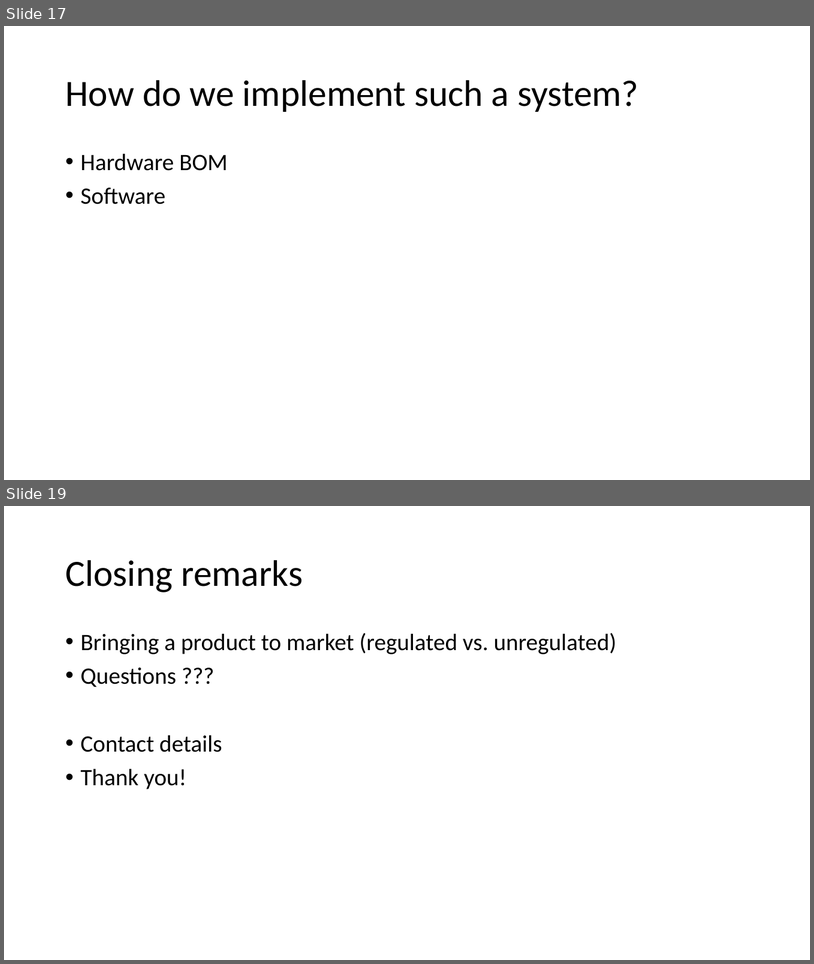
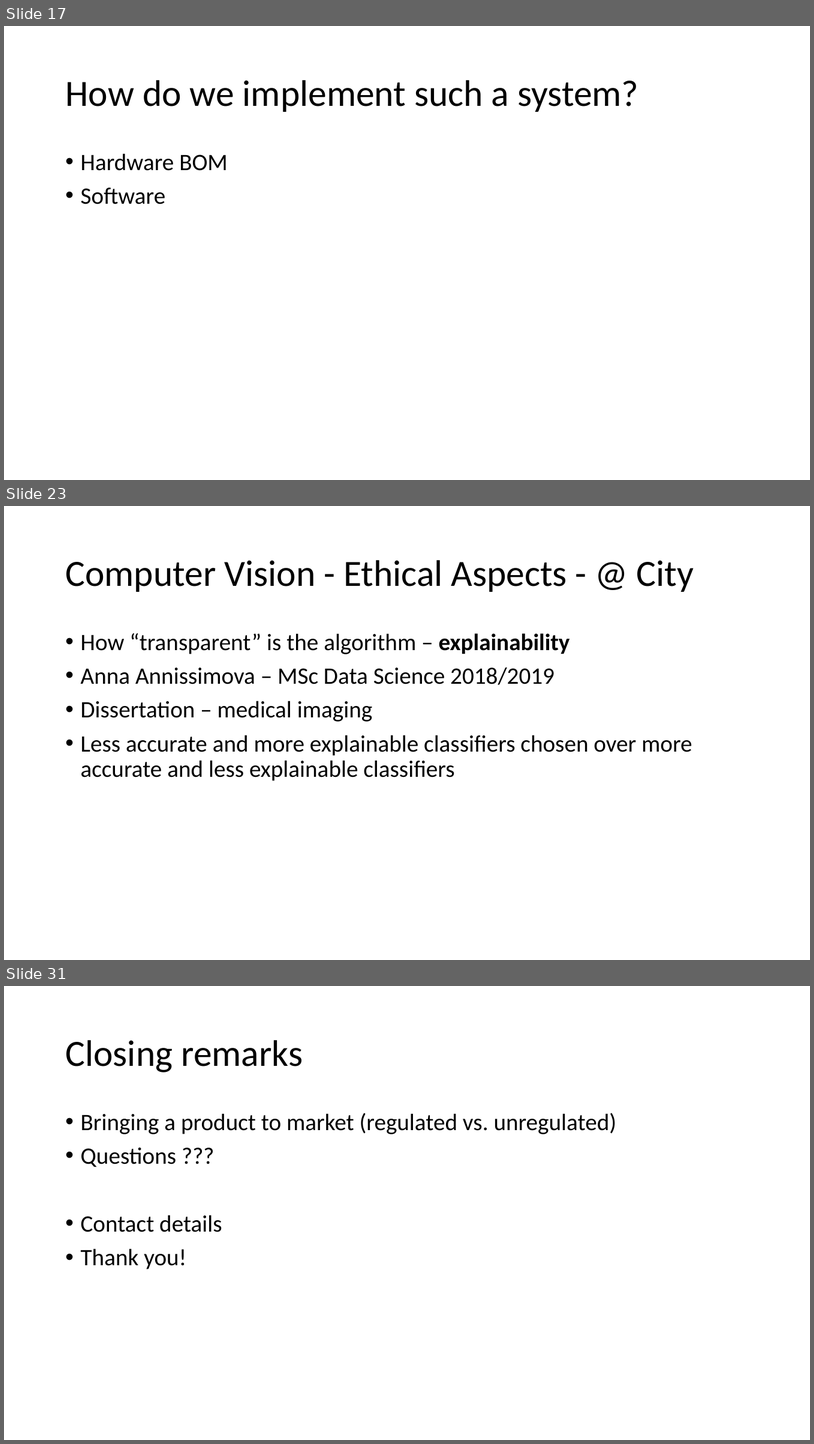
Before and after one commit to dsikar/pi-face-recognition, a slide deck: workshop/FaceRecognitionInTheWild-Presentation.pptx. Shown one above the other, each under a label of ours: slides 17 and 19 before the commit, slides 17, 23 and 31 after it; the slides between them are not shown. The pictures are 814x964 and 814x1444 pixels, drawn with LibreOffice and Linux fonts; fonts in the diff are those of the drawing. Boxes give left, top, right and bottom in pixels: in the first picture for what was removed or moved away, otherwise in the second. Text is boxed around its words. In the diff, an @@ line names an element or a change of style, - is before the commit and + after.

```diff
--- a/workshop/FaceRecognitionInTheWild-Presentation.pptx
+++ b/workshop/FaceRecognitionInTheWild-Presentation.pptx
@@ slide 23 added at bbox=[4, 506, 810, 960], background #FFFFFF @@
@@ title added at bbox=[65, 560, 694, 592], 44 pt, text #000000 @@
+Computer Vision - Ethical Aspects - @ City
@@ text added at bbox=[81, 633, 693, 781], 28 pt, text #000000 @@
+• How “transparent” is the algorithm – explainability
+• Anna Annissimova – MSc Data Science 2018/2019
+• Dissertation – medical imaging
+• Less accurate and more explainable classifiers chosen over more accurate and less explainable classifiers
@@ what was slide 19 is now slide 31 @@
```
Also in this commit, not shown: 4 slides changed, 11 other slides added.
